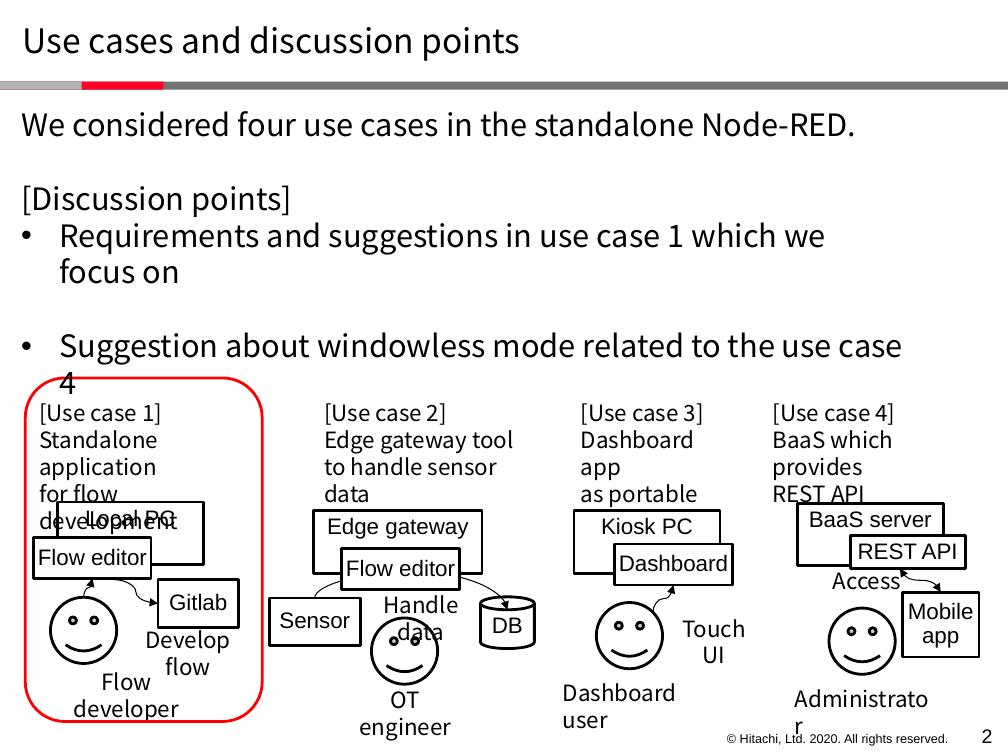
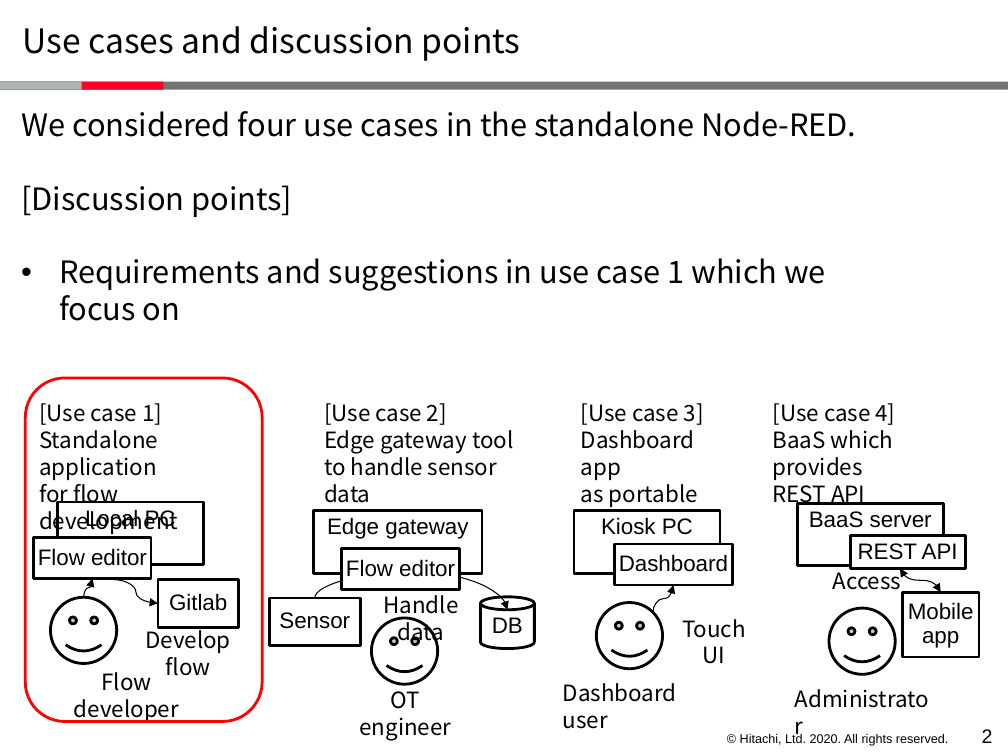
Before and after one commit to node-red-hitachi/node-red-notes, a slide deck: slide 3 of Teleconference/20200428/01-standalone_nodered.pptx. Drawn at 1008x756 pixels with LibreOffice and Linux fonts; fonts in the diff are those of the drawing; background and template pictures are left out. Boxes give left, top, right and bottom in pixels: in the first picture for what was removed or moved away, otherwise in the second. Text is boxed around its words. In the diff, an @@ line names an element or a change of style, - is before the commit and + after.

```diff
--- a/Teleconference/20200428/01-standalone_nodered.pptx
+++ b/Teleconference/20200428/01-standalone_nodered.pptx
@@ text at box(59, 332, 903, 394): paragraph removed @@
-• Suggestion about windowless mode related to the use case 4
```
Also in this commit, not shown: 4 other slides changed, 1 slide removed.
